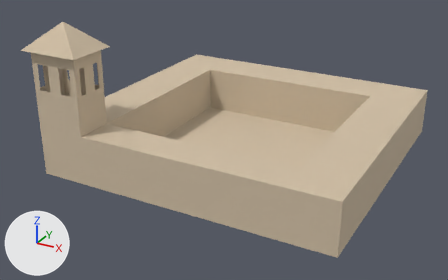
The Blender file assets/buildings/city_hall.blend: old version first, new version second.
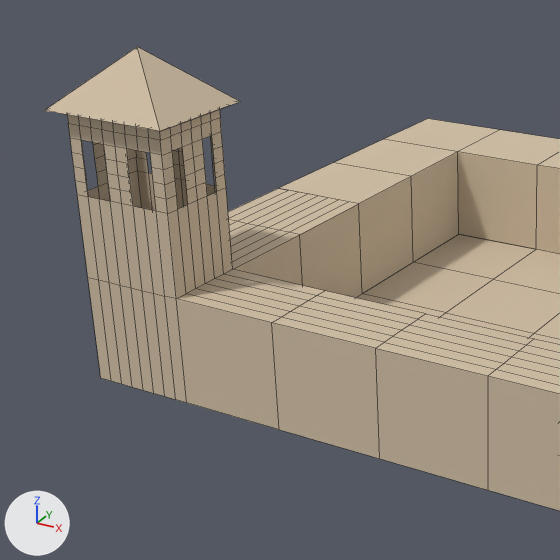
Each version appears first whole from a camera (50 mm lens) standing at (46.8, -63.4, 44.2) and looking at (2.3, 17.7, 3.7), and next in a close-up on the part from 0% to 57% of the width and 0% to 92% of the height. Lighting does not change. The marker at lower left points along +X, +Y and +Z. The older version's two pictures come first. The close-ups show mesh edges as thin lines.
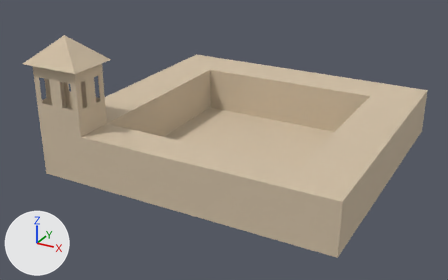
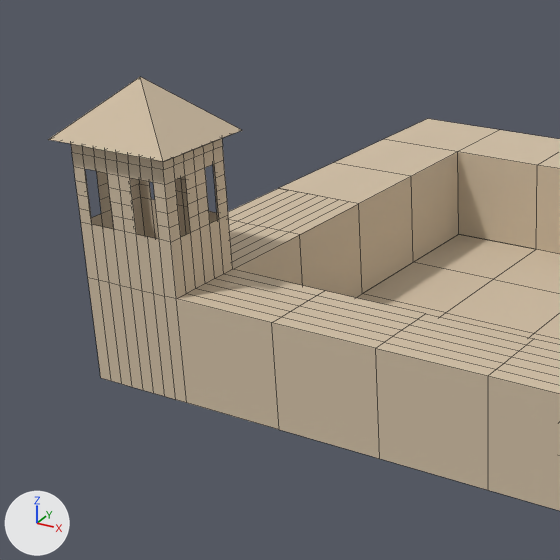
Where the change shows, as pixel boxes (x1, y1, x2, y2) in the close-ups (560 x 560 px; the box of a moved part takes in the faces that stretch with it):
'Plane', reshaped
    before: (45, 47, 560, 511)
    after: (48, 77, 560, 511)
part 1 of me_plane, moved or reshaped
    before: (45, 47, 240, 299)
    after: (48, 77, 242, 299)

Edits to the bpy script that builds the scene:
```text
Change me_plane:
    used by ob_plane; location = (0.0, 0.0, 0.0)
    remove me_plane.from_pydata(...)  # 414 vertices, 300 faces; spans x -21.0..28.0, y -1.0..46.0, z 0.0..24.0
    add me_plane.from_pydata(...)  # 414 vertices, 300 faces; spans x -21.0..28.0, y -1.0..46.0, z 0.0..22.0
    me_plane part 1: all 221 vertices in x -21.0..-11.0, y -1.0..7.0, z 14.0..24.0 are moved by (0.0, 0.0, -2.0)
```
